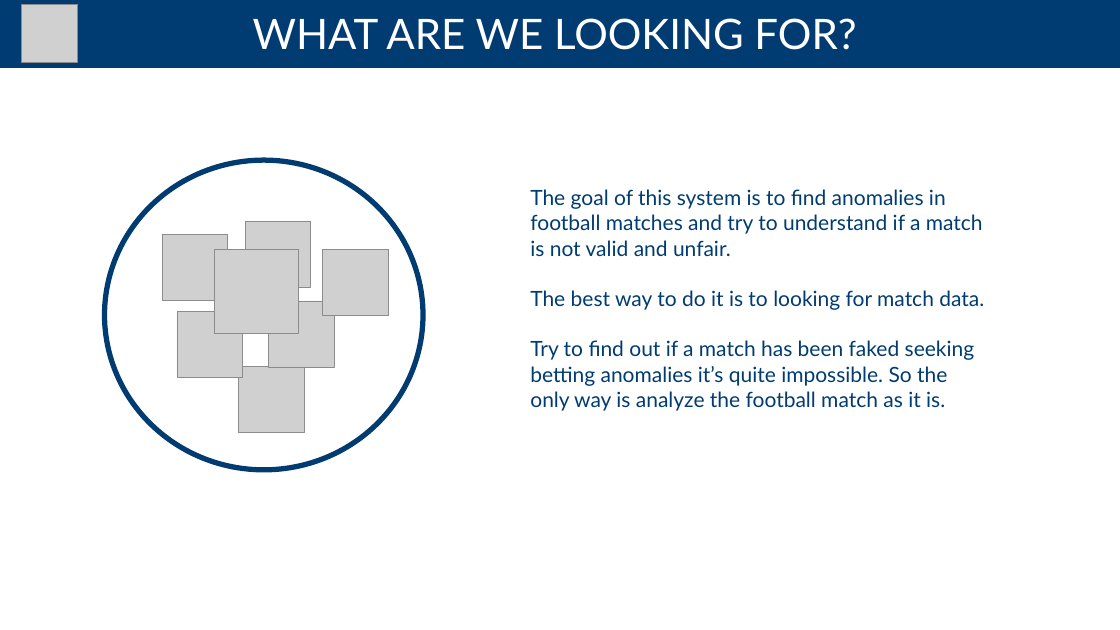
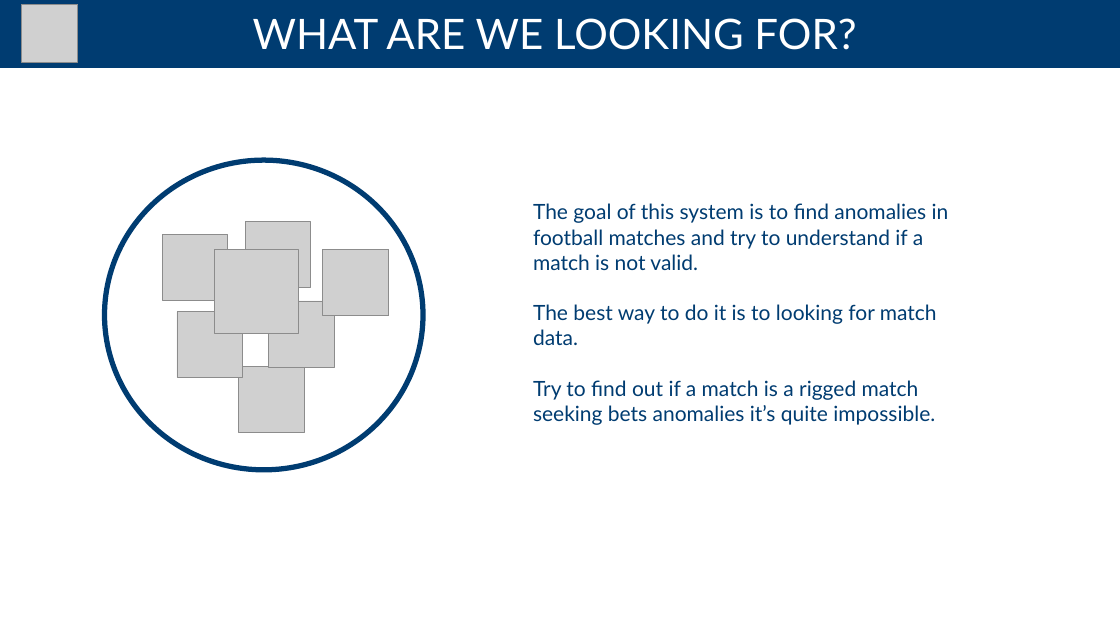
Before and after one commit to andreaTufo/FootballBettingDetectionSystem, a slide deck: slide 3 of presentation/presentation.pptx. Drawn at 1120x630 pixels with LibreOffice and Linux fonts; fonts in the diff are those of the drawing; grey boxes stand for pictures. Boxes give left, top, right and bottom in pixels: in the first picture for what was removed or moved away, otherwise in the second. Text is boxed around its words. In the diff, an @@ line names an element or a change of style, - is before the commit and + after.

```diff
--- a/presentation/presentation.pptx
+++ b/presentation/presentation.pptx
@@ text "The goal of this system ..." moved from (x1=530, y1=189, x2=984, y2=411) to (x1=533, y1=203, x2=949, y2=425) @@
@@ text at (x1=533, y1=203, x2=949, y2=270): text changed @@
-The goal of this system is to find anomalies in football matches and try to understand if a match is not valid and unfair.
+The goal of this system is to find anomalies in football matches and try to understand if a match is not valid.
@@ text at (x1=533, y1=380, x2=935, y2=425): text changed @@
-Try to find out if a match has been faked seeking betting anomalies it’s quite impossible. So the only way is analyze the football match as it is.
+Try to find out if a match is a rigged match seeking bets anomalies it’s quite impossible.
```
Also in this commit, not shown: 8 other slides changed, 5 slides added, 3 slides removed.
